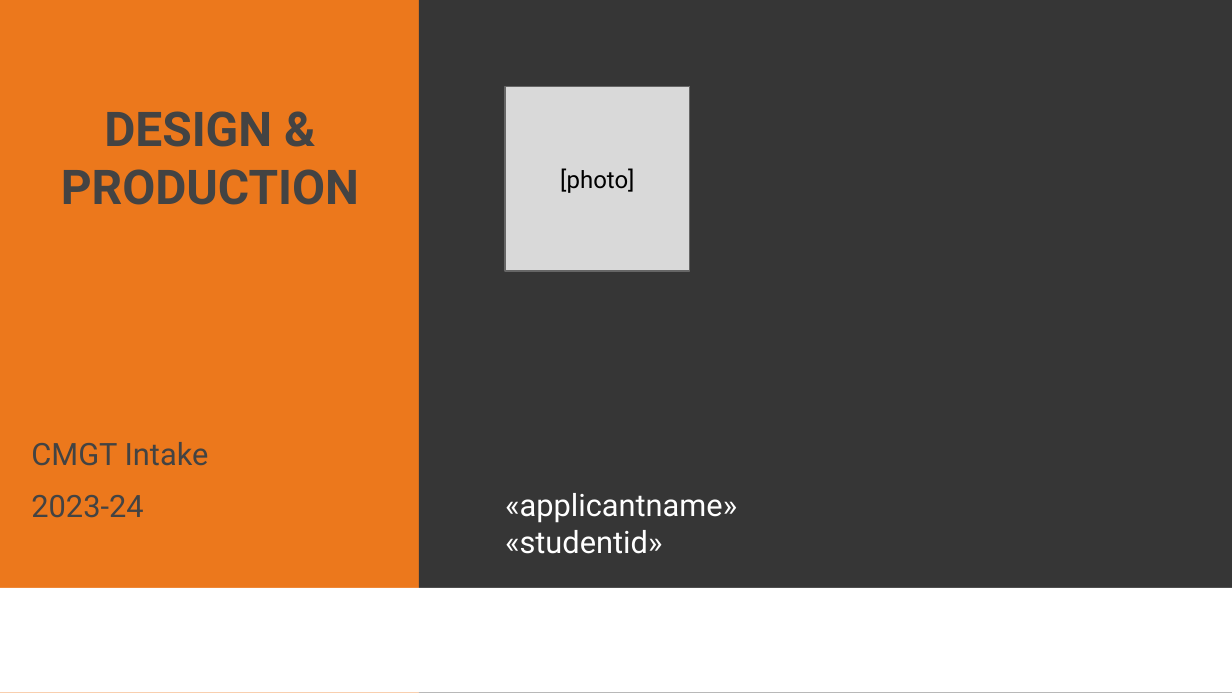
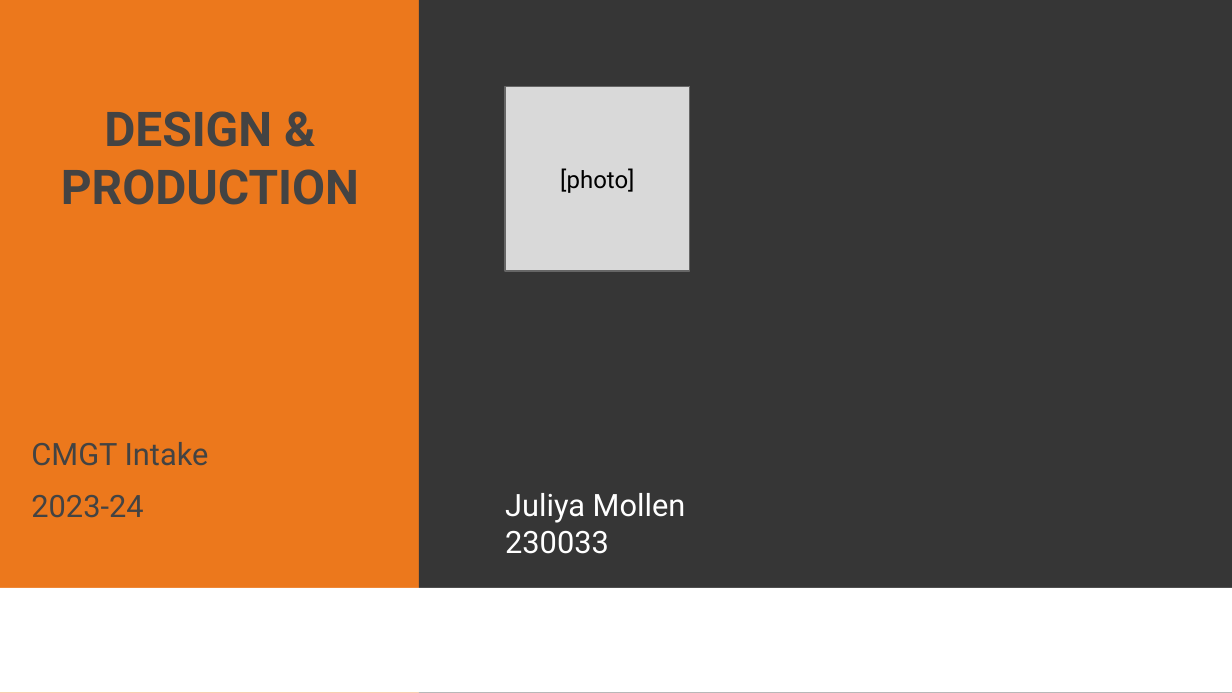
Before and after one commit to EyeOfFantasy/Buas-intake, a slide deck: slide 1 of 2023-24 CMGT Intake - Design and Production.pptx. Drawn at 1232x693 pixels with LibreOffice and Linux fonts; fonts in the diff are those of the drawing; background and template pictures are left out. Boxes give left, top, right and bottom in pixels: in the first picture for what was removed or moved away, otherwise in the second. Text is boxed around its words. In the diff, an @@ line names an element or a change of style, - is before the commit and + after.

```diff
--- a/2023-24 CMGT Intake - Design and Production.pptx
+++ b/2023-24 CMGT Intake - Design and Production.pptx
@@ title at (505, 493, 686, 554): text changed @@
-«applicantname»
-«studentid»
+Juliya Mollen
+230033
```
Also in this commit, not shown: 1 other slide changed.
